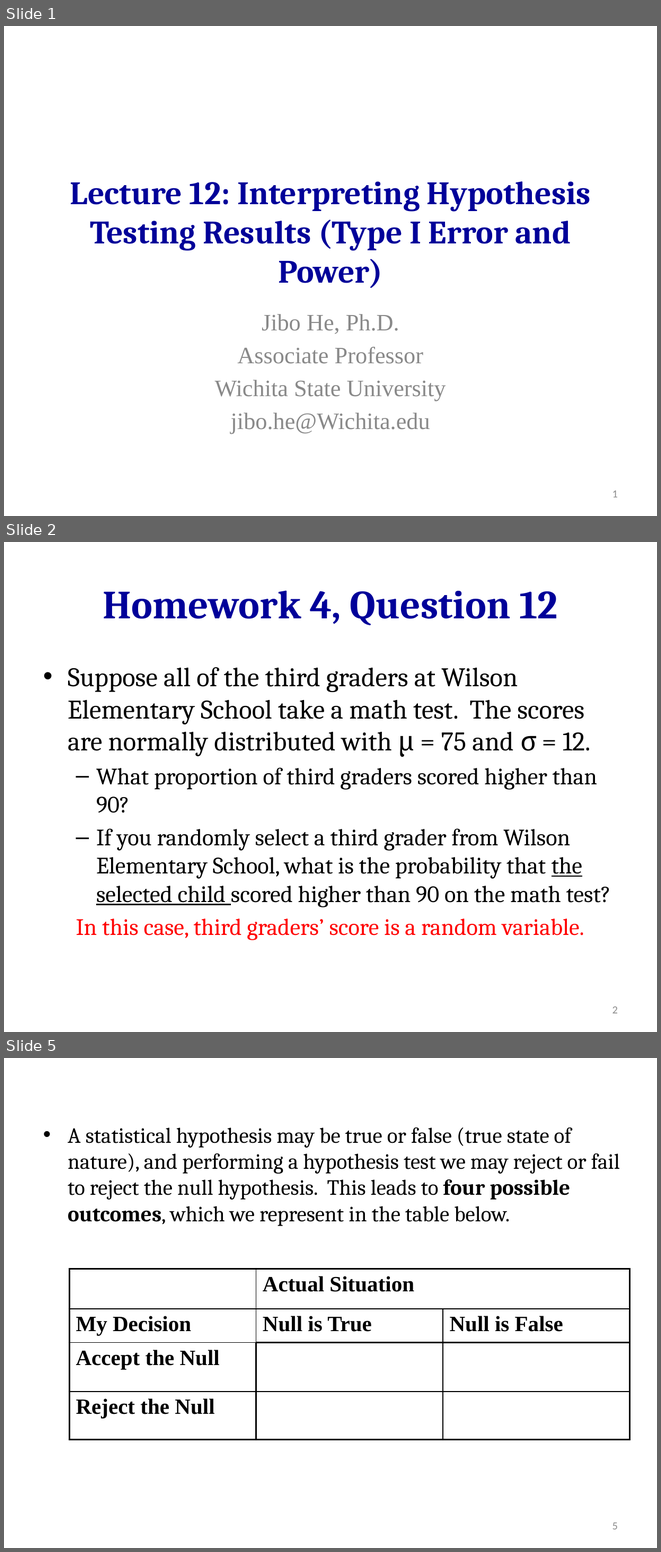
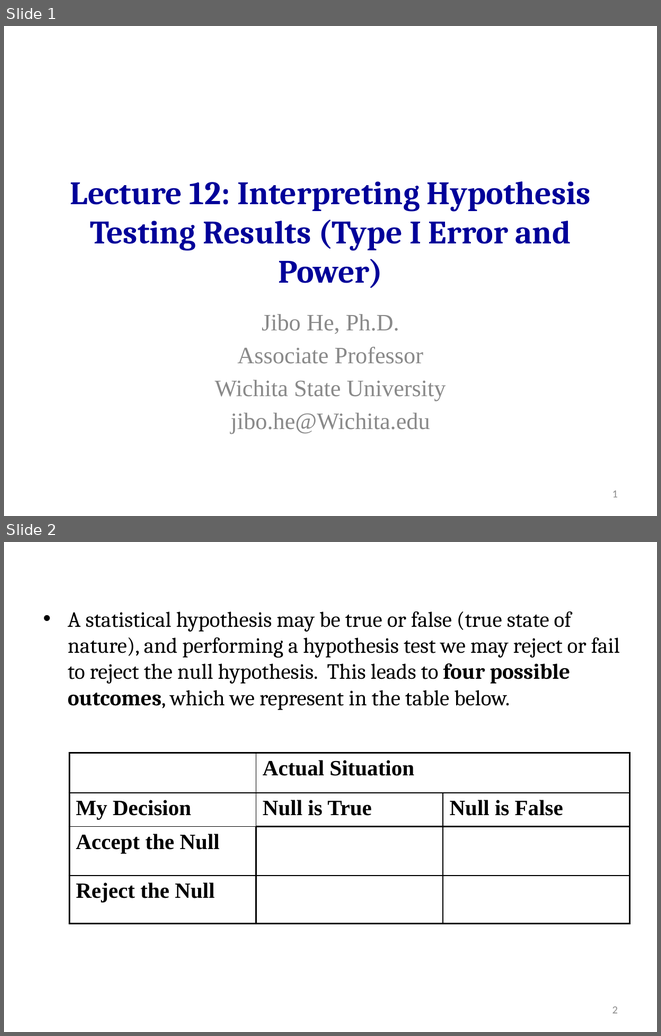
Before and after one commit to hejibo/Psychological-Statistics, a slide deck: Lecture 12_Decision errors - Interpreting Hypothesis Testing Results (Type I Error and Power)/Lecture 12_decision errors - Interpreting Hypothesis Testing Results (Type I Error and Power).pptx. Shown one above the other, each under a label of ours: slides 1, 2 and 5 before the commit, slides 1 and 2 after it; the slides between them are not shown. The pictures are 661x1552 and 661x1036 pixels, drawn with LibreOffice and Linux fonts; fonts in the diff are those of the drawing. Boxes give left, top, right and bottom in pixels: in the first picture for what was removed or moved away, otherwise in the second. Text is boxed around its words. In the diff, an @@ line names an element or a change of style, - is before the commit and + after.

```diff
--- a/Lecture 12_Decision errors - Interpreting Hypothesis Testing Results (Type I Error and Power)/Lecture 12_decision errors - Interpreting Hypothesis Testing Results (Type I Error and Power).pptx
+++ b/Lecture 12_Decision errors - Interpreting Hypothesis Testing Results (Type I Error and Power)/Lecture 12_decision errors - Interpreting Hypothesis Testing Results (Type I Error and Power).pptx
@@ slide 2 removed at (4,542,657,1032), background #FFFFFF @@
@@ title removed at (103,590,558,625) @@
-Homework 4, Question 12
@@ text removed at (68,667,611,940) @@
-• Suppose all of the third graders at Wilson Elementary School take a math test. The scores are normally distributed with μ = 75 and σ = 12.
-  – What proportion of third graders scored higher than 90?
-  – If you randomly select a third grader from Wilson Elementary School, what is the probability that the selected child scored higher than 90 on the math test?
-  In this case, third graders’ score is a random variable.
@@ page number removed at (612,1006,618,1013) @@
-2
@@ what was slide 5 is now slide 2 @@
@@ page number at (612,1006,618,1013): text changed @@
-5
+2
```
Also in this commit, not shown: 1 slide changed, 2 other slides removed, 22 other files.
